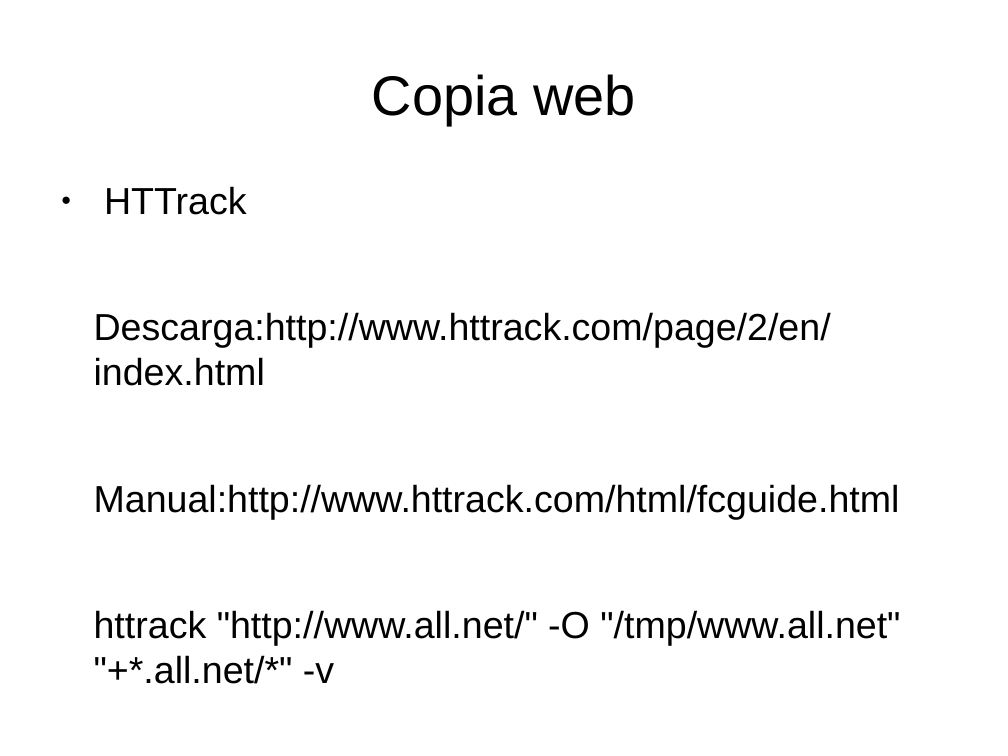
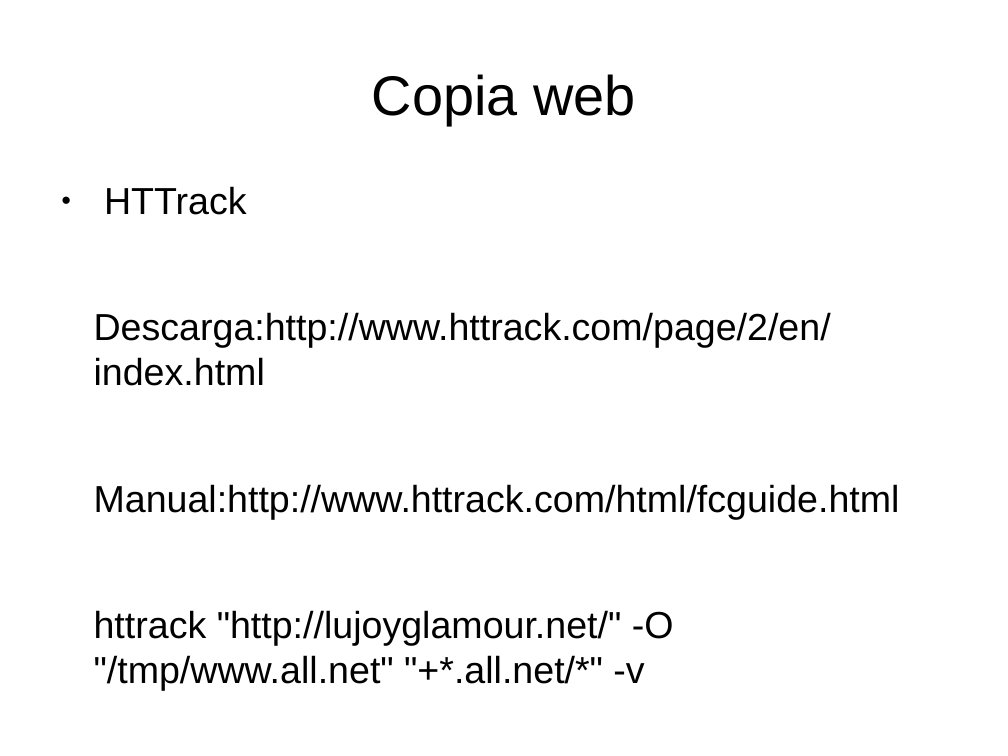
Before and after one commit to renatolrr/OpenDayOslRecycler2014, a slide deck: slide 8 of 2º_OpenDataDay_Granada_2014.odp. Drawn at 1008x756 pixels with LibreOffice and Linux fonts; fonts in the diff are those of the drawing. Boxes give left, top, right and bottom in pixels: in the first picture for what was removed or moved away, otherwise in the second. Text is boxed around its words. In the diff, an @@ line names an element or a change of style, - is before the commit and + after.

```diff
--- a/2º_OpenDataDay_Granada_2014.odp
+++ b/2º_OpenDataDay_Granada_2014.odp
@@ text at (x1=94, y1=610, x2=674, y2=690): text changed @@
-httrack "http://www.all.net/" -O "/tmp/www.all.net" "+*.all.net/*" -v
+httrack "http://lujoyglamour.net/" -O "/tmp/www.all.net" "+*.all.net/*" -v
```
Also in this commit, not shown: 6 other slides changed.
